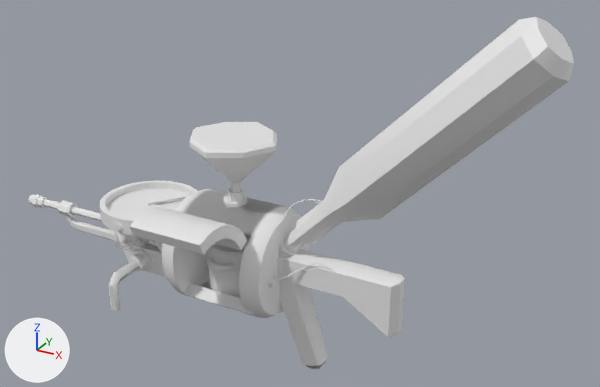
A saved change to the Blender file Assets/Blend Files/RepairGun.blend.
Camera for both pictures: a 50 mm camera at (0.433, -0.795, 0.574) aimed at (-0.007, 0.005, 0.174). The axes (+X, +Y, +Z) are drawn at lower left. The lights are the same throughout.

Names of what the first picture shows: 'ChemicalContainer', 'ChemicalContainerHatch', 'Clock', 'DoorHandle', 'DoorHandleSocket', 'ErlenmeyerkolbenSocket', 'Erlmeyer', 'FrontFrame', 'GunGrip', 'GunStock', 'PipeBarrel', 'Pot', 'SodaStream', 'SodaStreamSocket'.
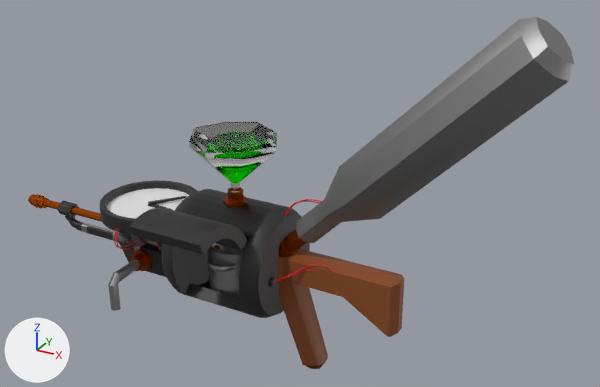
Boxes (x1, y1, x2, y2) around the edits, measured in the pictures (600 x 387 px):
'SodaStream', recoloured (white to grey): (296, 17, 574, 243) in both
'ChemicalContainer', recoloured (grey to black): (162, 189, 310, 318) in both
'GunStock', recoloured (grey to brown): (277, 249, 404, 337) in both
'Erlmeyer', recoloured: (189, 122, 277, 192) in both
'ChemicalContainerHatch', recoloured (white to black): (129, 208, 247, 255) in both
'GunGrip', recoloured (grey to brown): (279, 280, 328, 369) in both
'Pot', recoloured: (207, 243, 246, 298) in both
'DoorHandle', recoloured: (108, 260, 140, 311) in both
'PipeBarrel', recoloured (white to brown): (28, 194, 102, 222) in both
'SodaStreamSocket', recoloured (grey to brown): (278, 229, 306, 257) in both
'ErlenmeyerkolbenSocket', recoloured (grey to brown): (223, 187, 247, 208) in both
'DoorHandleSocket', recoloured (grey to brown): (129, 248, 153, 272) in both
part 1 of me_cube_006, recoloured (white to black): (99, 180, 198, 235) in both
part 2 of me_cube_002, added: after (81, 223, 119, 242)
part 3 of me_cube_002, recoloured (grey to black): (58, 200, 166, 277) in both
part 4 of me_cube_002, recoloured: (118, 234, 140, 251) in both

What changed in the scene script:
```text
Add mat_glass:
    mat_glass = bpy.data.materials.new('Glass')
    mat_glass.use_nodes = True; mat_glass.node_tree.nodes.clear()
    _N = mat_glass.node_tree.nodes; _L = mat_glass.node_tree.links
    n0 = _N.new('ShaderNodeOutputMaterial'); n0.name = 'Material Output'
    n1 = _N.new('ShaderNodeBsdfGlass'); n1.name = 'Glass BSDF'
    n1.distribution = 'GGX'
    _L.new(n1.outputs[0], n0.inputs[0])  # 'BSDF' to 'Surface'
Change me_cube_003:
    where me_cube_003.from_pydata(...)  # 200 vertices, 200 faces; spans x -0.457..-0.273, y -0.012..0.01, z 0.061..0.083
    add me_cube_003.materials.append(mat_kupfer)  # brown #a04905
Change me_cube_006:
    where me_cube_006.from_pydata(...)  # 121 vertices, 109 faces; spans x -0.301..-0.1672, y -0.0648..0.069, z 0.0981..0.1179
    me_cube_006 part 1: 108 of the faces centred in x -0.2999..-0.1684, y -0.0637..0.0679, z 0.0981..0.1179 switch from no material to mat_schwarz (black #252525)
    add me_cube_006.materials.append(mat_weiß)  # white #e7e7e7
Change me_cube_010:
    where me_cube_010.from_pydata(...)  # 42 vertices, 32 faces, 1 loose edge; spans x -0.2406..-0.2269, y -0.0922..-0.0281, z -0.0039..0.0467
    add me_cube_010.materials.append(mat_metallicgray)  # grey #a3a3a3
Change me_cube_013:
    where me_cube_013.from_pydata(...)  # 97 vertices, 106 faces, 4 loose edges; spans x -0.009..0.29, y -0.04..0.035, z 0.115..0.412
    add me_cube_013.materials.append(mat_metallicgray)  # grey #a3a3a3
Change me_cube_014:
    where me_cube_014.from_pydata(...)  # 40 vertices, 34 faces; spans x -0.1557..-0.036, y -0.06..0.0597, z 0.1601..0.2348
    add me_cube_014.materials.append(mat_glass)
Change me_cube_015:
    where me_cube_015.from_pydata(...)  # 1166 vertices, 1042 faces; spans x -0.1339..-0.0606, y -0.0509..0.0509, z 0.0211..0.0921
    add me_cube_015.materials.append(mat_metallicgray)  # grey #a3a3a3
Change me_cylinder:
    where me_cylinder.from_pydata(...)  # 320 vertices, 373 faces; spans x -0.1676..-0.0248, y -0.0721..0.0708, z 0.0038..0.1466
    add me_cylinder.materials.append(mat_schwarz)  # black #252525
Change me_cube_002:
    remove me_cube_002.from_pydata(...)  # 292 vertices, 257 faces, 5 loose edges; spans x -0.394..-0.165, y -0.04..0.038, z 0.013..0.099
    add me_cube_002.from_pydata(...)  # 352 vertices, 317 faces, 5 loose edges; spans x -0.394..-0.165, y -0.04..0.038, z 0.013..0.099
    me_cube_002 part 2: 60 vertices added at x -0.348..-0.301, y -0.005..0.004, z 0.042..0.056
    me_cube_002 part 3: 219 faces spanning x -0.394..-0.165, y -0.04..0.038, z 0.013..0.099 switch from no material to mat_schwarz (black #252525)
    me_cube_002 part 4: 28 faces spanning x -0.293..-0.165, y -0.022..0.021, z 0.013..0.057 switch from no material to mat_metallicgray (grey #a3a3a3)
Change me_cube:
    where me_cube.from_pydata(...)  # 75 vertices, 64 faces; spans x -0.0401..0.0325, y -0.0171..0.0158, z -0.0627..0.0806
    add me_cube.materials.append(mat_holzbraun)  # brown #8a4920
Change me_cube_001:
    where me_cube_001.from_pydata(...)  # 40 vertices, 38 faces; spans x -0.036..0.131, y -0.024..0.023, z 0.02..0.098
    add me_cube_001.materials.append(mat_holzbraun)  # brown #8a4920
Change me_cylinder_004:
    where me_cylinder_004.from_pydata(...)  # 36 vertices, 34 faces; spans x -0.1447..-0.0477, y -0.1452..-0.0509, z 0.1193..0.1681
    add me_cylinder_004.materials.append(mat_schwarz)  # black #252525
Change me_cube_009:
    where me_cube_009.from_pydata(...)  # 86 vertices, 73 faces, 7 loose edges; spans x -0.1131..-0.0798, y -0.0173..0.016, z 0.1417..0.1617
    add me_cube_009.materials.append(mat_kupfer)  # brown #a04905
Change me_cube_011:
    where me_cube_011.from_pydata(...)  # 84 vertices, 73 faces, 6 loose edges; spans x -0.0398..0.037, y -0.0178..0.0155, z 0.0845..0.1605
    add me_cube_011.materials.append(mat_kupfer)  # brown #a04905
Change me_cube_012:
    where me_cube_012.from_pydata(...)  # 86 vertices, 73 faces, 7 loose edges; spans x -0.251..-0.2177, y -0.0398..-0.0198, z 0.0226..0.0559
    add me_cube_012.materials.append(mat_kupfer)  # brown #a04905
```
